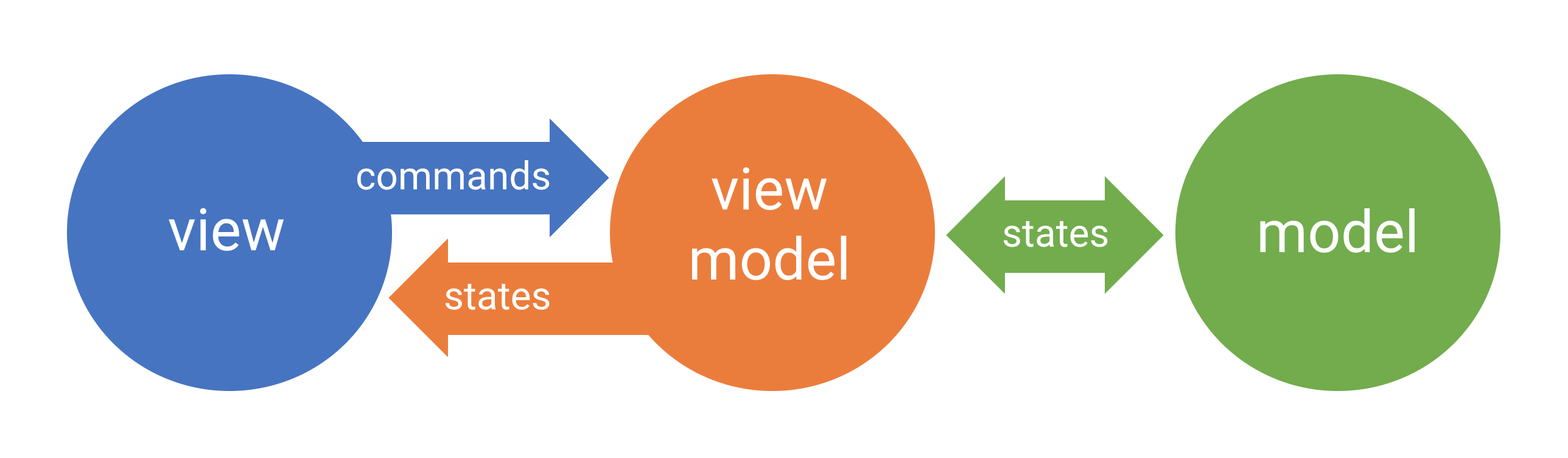
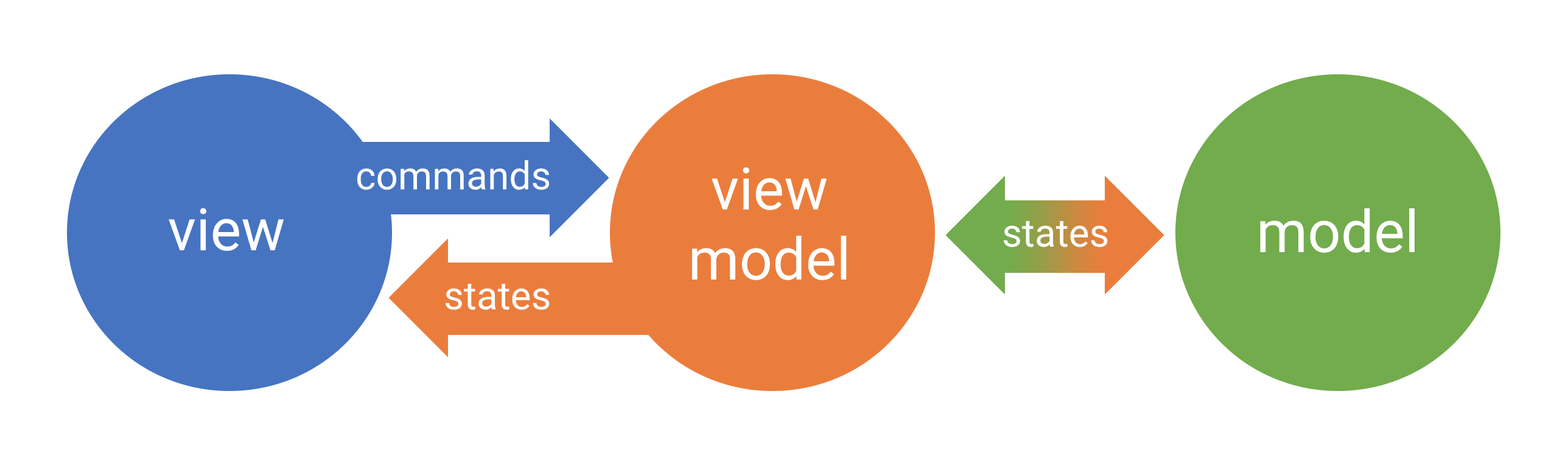
Two versions of the same layered image (1568px x 458px). Layer-by-layer changes:
removed layer "Layer 1" over 945, 175, 1109, 294
painted on "arrows" over 945, 175, 1164, 294
